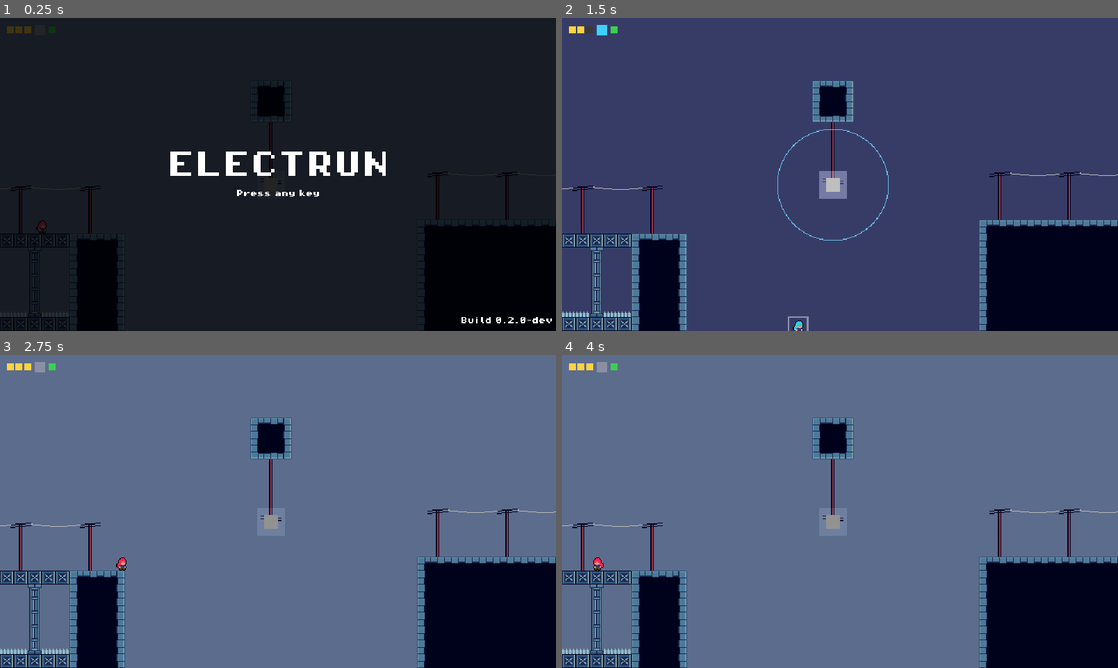
Above: before the commit, frames 1-4 (two rows, left to right).
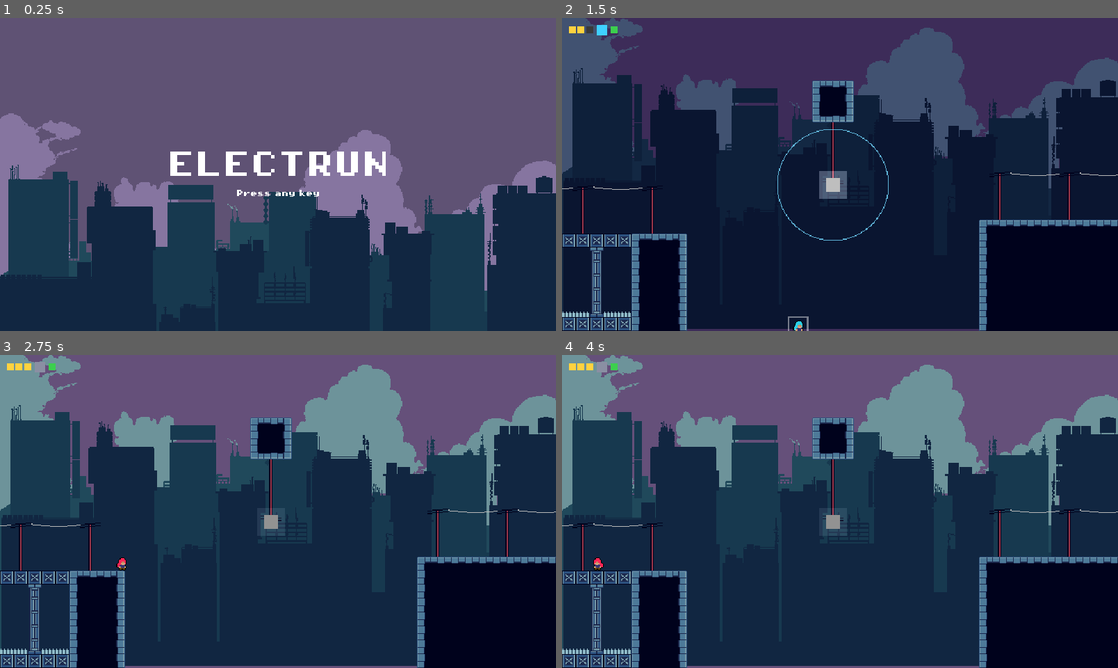
Above: after the commit, the same moments.

Repository: Pat-Rosander/TRI10NWARE
Game: Godot game, scene res://world/main.tscn
The game is run twice, just before and just after one commit, with the same random seed, the same clock (stepped at 60 frames per second) and the same inputs.
Inputs (mouse positions are in pixels of both pictures, inside the frame that each line leads up to):
- Up to frame 1 (0.25 s): no input
- Up to frame 2 (1.5 s): tap Enter at 0.5 s; move the mouse to (962, 158) at 0.52 s; hold Right (move_right) 0.53-1.28 s; tap X (dash) at 0.6 s; click (962, 158) at 0.67 s; tap Space (jump) at 0.77 s; move the mouse to (728, 190) at 1.27 s; hold Down (move_down) from 1.28 s (still down); tap Z (switch) at 1.35 s
- Up to frame 3 (2.75 s): tap Space (jump) at 1.52 s; move the mouse to (333, 442) at 2.02 s; release Down (move_down) at 2.03 s; hold Right (move_right) from 2.03 s (still down); tap C at 2.1 s
- Up to frame 4 (4 s): move the mouse to (812, 574) at 2.77 s; release Right (move_right) at 2.78 s; hold Up (move_up) 2.78-3.53 s; tap Q at 2.85 s; click (812, 574) at 2.92 s; tap Space (jump) at 3.02, 3.77 s; move the mouse to (1006, 558) at 3.52 s; hold Left (move_left) from 3.53 s (still down); tap X (dash) at 3.6 s

The runs differ from the first frame. In frame 1, 98% of the frame differs, in the area x 0-100%, y 0-100%; in frame 2, 55%; in frame 3, 84%; in frame 4, 84%.

Commit message:
title change, bg art added, music and level completion SFX

Diff:
--- a/game/rooms/level_1/level_1.tscn
+++ b/game/rooms/level_1/level_1.tscn
@@ -1,11 +1,12 @@
-[gd_scene load_steps=7 format=4 uid="uid://dhffvb6nejput"]
+[gd_scene load_steps=8 format=4 uid="uid://dhffvb6nejput"]
 
 [ext_resource type="Script" uid="uid://c77marlx58f6c" path="res://rooms/room.gd" id="1_room"]
+[ext_resource type="Texture2D" uid="uid://bljb4mew0rftl" path="res://art/backdrop/bg_layer1.png" id="2_5o230"]
 [ext_resource type="TileSet" uid="uid://b65vntye0tecc" path="res://tiles/level_tiles.tres" id="2_tiles"]
 [ext_resource type="Script" uid="uid://cbr2itwxp42qq" path="res://rooms/room_entrance.gd" id="3_entrance"]
+[ext_resource type="Texture2D" uid="uid://dux2iwis13ekj" path="res://art/backdrop/bg_layer2.png" id="3_xncik"]
 [ext_resource type="PackedScene" uid="uid://b3w62b5bepfyq" path="res://objects/charged_object/charged_object.tscn" id="4_charged"]
 [ext_resource type="Script" uid="uid://c7gvw3tp0t3la" path="res://objects/goal/goal_zone.gd" id="5_goal"]
-[ext_resource type="Texture2D" path="res://art/backdrop/level_1_backdrop.png" id="6_backdrop"]
 
 [node name="Level1" type="Node2D"]
 script = ExtResource("1_room")
@@ -13,9 +14,16 @@
 
 [node name="Backdrop" type="Node2D" parent="."]
 
-[node name="Image" type="Sprite2D" parent="Backdrop"]
-texture = ExtResource("6_backdrop")
-centered = false
+[node name="Parallax2D" type="Parallax2D" parent="Backdrop"]
+repeat_size = Vector2(640, 360)
+
+[node name="Sprite2D" type="Sprite2D" parent="Backdrop/Parallax2D"]
+position = Vector2(320, 179)
+texture = ExtResource("2_5o230")
+
+[node name="Sprite2D2" type="Sprite2D" parent="Backdrop/Parallax2D"]
+position = Vector2(322, 186)
+texture = ExtResource("3_xncik")
 
 [node name="WorldTiles" type="TileMapLayer" parent="."]
 tile_map_data = PackedByteArray("AAACABAAAAABAAIAAAADABAAAAABAAIAAAAEABAAAAABAAIAAAAFABAAAAABAAEAAAAFABEAAAAAAAEAAAAFAB …(2688 unchanged characters)…
--- a/game/ui/title_overlay.tscn
+++ b/game/ui/title_overlay.tscn
@@ -1,13 +1,14 @@
-[gd_scene load_steps=3 format=3 uid="uid://djkswhgvsfbyp"]
+[gd_scene load_steps=4 format=3 uid="uid://djkswhgvsfbyp"]
 
 [ext_resource type="Script" uid="uid://cymgd362wimkj" path="res://ui/title_overlay.gd" id="1_title"]
 [ext_resource type="Theme" path="res://ui/theme.tres" id="2_theme"]
+[ext_resource type="Texture2D" uid="uid://do4tug7acudxg" path="res://art/ui/title.png" id="3_5j6wu"]
 
 [node name="TitleOverlay" type="CanvasLayer"]
 layer = 20
 script = ExtResource("1_title")
 
-[node name="Root" type="ColorRect" parent="."]
+[node name="Root" type="TextureRect" parent="."]
 anchors_preset = 15
 anchor_right = 1.0
 anchor_bottom = 1.0
@@ -15,7 +16,7 @@
 grow_vertical = 2
 mouse_filter = 2
 theme = ExtResource("2_theme")
-color = Color(0, 0, 0, 0.75)
+texture = ExtResource("3_5j6wu")
 
 [node name="Prewarm" type="Control" parent="Root"]
 unique_name_in_owner = true
@@ -55,6 +56,7 @@
 
 [node name="Build" type="Label" parent="Root"]
 unique_name_in_owner = true
+visible = false
 layout_mode = 1
 anchors_preset = 3
 anchor_left = 1.0
--- a/game/world/effects_frames.tres
+++ b/game/world/effects_frames.tres
@@ -1,14 +1,6 @@
-[gd_resource type="SpriteFrames" load_steps=8 format=3]
+[gd_resource type="SpriteFrames" load_steps=8 format=3 uid="uid://c2k2sxknkoxls"]
 
-[ext_resource type="Texture2D" path="res://art/effects/effects.png" id="1_effects"]
-
-[sub_resource type="AtlasTexture" id="AtlasTexture_death"]
-atlas = ExtResource("1_effects")
-region = Rect2(0, 0, 16, 16)
-
-[sub_resource type="AtlasTexture" id="AtlasTexture_respawn"]
-atlas = ExtResource("1_effects")
-region = Rect2(16, 0, 16, 16)
+[ext_resource type="Texture2D" uid="uid://wrn880upahv1" path="res://art/effects/effects.png" id="1_effects"]
 
 [sub_resource type="AtlasTexture" id="AtlasTexture_charged_jump"]
 atlas = ExtResource("1_effects")
@@ -18,32 +10,24 @@
 atlas = ExtResource("1_effects")
 region = Rect2(48, 0, 16, 16)
 
-[sub_resource type="AtlasTexture" id="AtlasTexture_land"]
+[sub_resource type="AtlasTexture" id="AtlasTexture_death"]
 atlas = ExtResource("1_effects")
-region = Rect2(64, 0, 16, 16)
+region = Rect2(0, 0, 16, 16)
 
 [sub_resource type="AtlasTexture" id="AtlasTexture_goal"]
 atlas = ExtResource("1_effects")
 region = Rect2(80, 0, 16, 16)
 
+[sub_resource type="AtlasTexture" id="AtlasTexture_land"]
+atlas = ExtResource("1_effects")
+region = Rect2(64, 0, 16, 16)
+
+[sub_resource type="AtlasTexture" id="AtlasTexture_respawn"]
+atlas = ExtResource("1_effects")
+region = Rect2(16, 0, 16, 16)
+
 [resource]
 animations = [{
-"frames": [{
-"duration": 1.0,
-"texture": SubResource("AtlasTexture_death")
-}],
-"loop": false,
-"name": &"death",
-"speed": 5.0
-}, {
-"frames": [{
-"duration": 1.0,
-"texture": SubResource("AtlasTexture_respawn")
-}],
-"loop": false,
-"name": &"respawn",
-"speed": 5.0
-}, {
 "frames": [{
 "duration": 1.0,
 "texture": SubResource("AtlasTexture_charged_jump")
@@ -62,10 +46,10 @@
 }, {
 "frames": [{
 "duration": 1.0,
-"texture": SubResource("AtlasTexture_land")
+"texture": SubResource("AtlasTexture_death")
 }],
 "loop": false,
-"name": &"land",
+"name": &"death",
 "speed": 5.0
 }, {
 "frames": [{
@@ -75,4 +59,20 @@
 "loop": false,
 "name": &"goal",
 "speed": 5.0
+}, {
+"frames": [{
+"duration": 1.0,
+"texture": SubResource("AtlasTexture_land")
+}],
+"loop": false,
+"name": &"land",
+"speed": 5.0
+}, {
+"frames": [{
+"duration": 1.0,
+"texture": SubResource("AtlasTexture_respawn")
+}],
+"loop": false,
+"name": &"respawn",
+"speed": 5.0
 }]
Binary file added: game/art/backdrop/bg_layer1.png
Not shown, added: game/art/backdrop/bg_layer1.png.import
Binary file added: game/art/backdrop/bg_layer2.png
Not shown, added: game/art/backdrop/bg_layer2.png.import
Binary file added: game/art/ui/title.png
Not shown, added: game/art/ui/title.png.import
Not shown, added: game/audio/music/electrun_theme_1.mp3.import
Not shown, added: game/audio/sfx/completion.mp3.import
Not shown, added: game/audio/music/electrun_theme_1.mp3
Not shown, added: game/audio/sfx/completion.mp3
